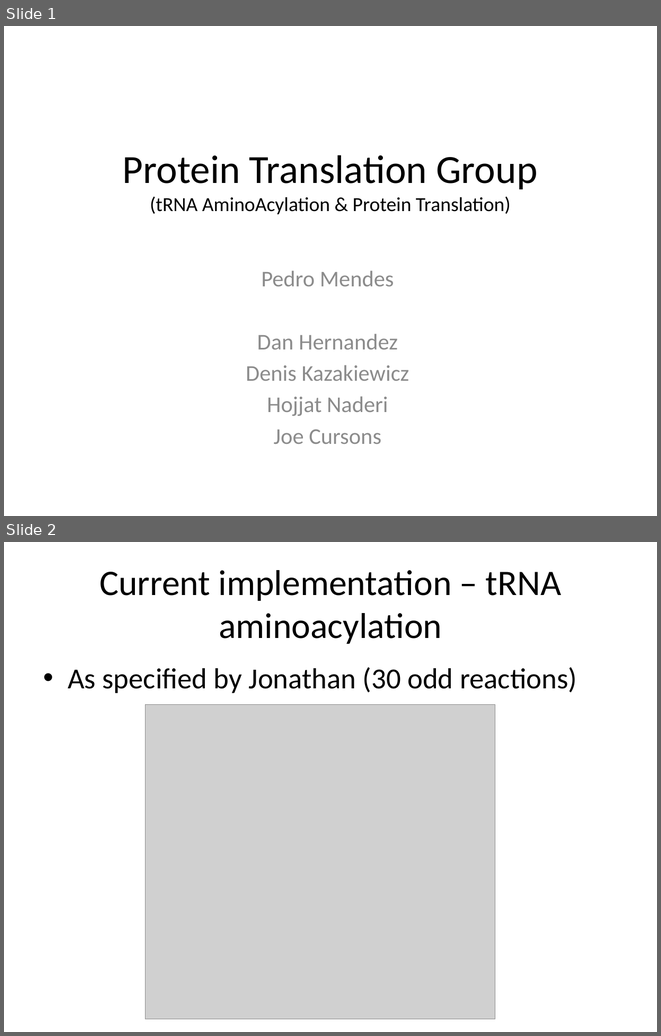
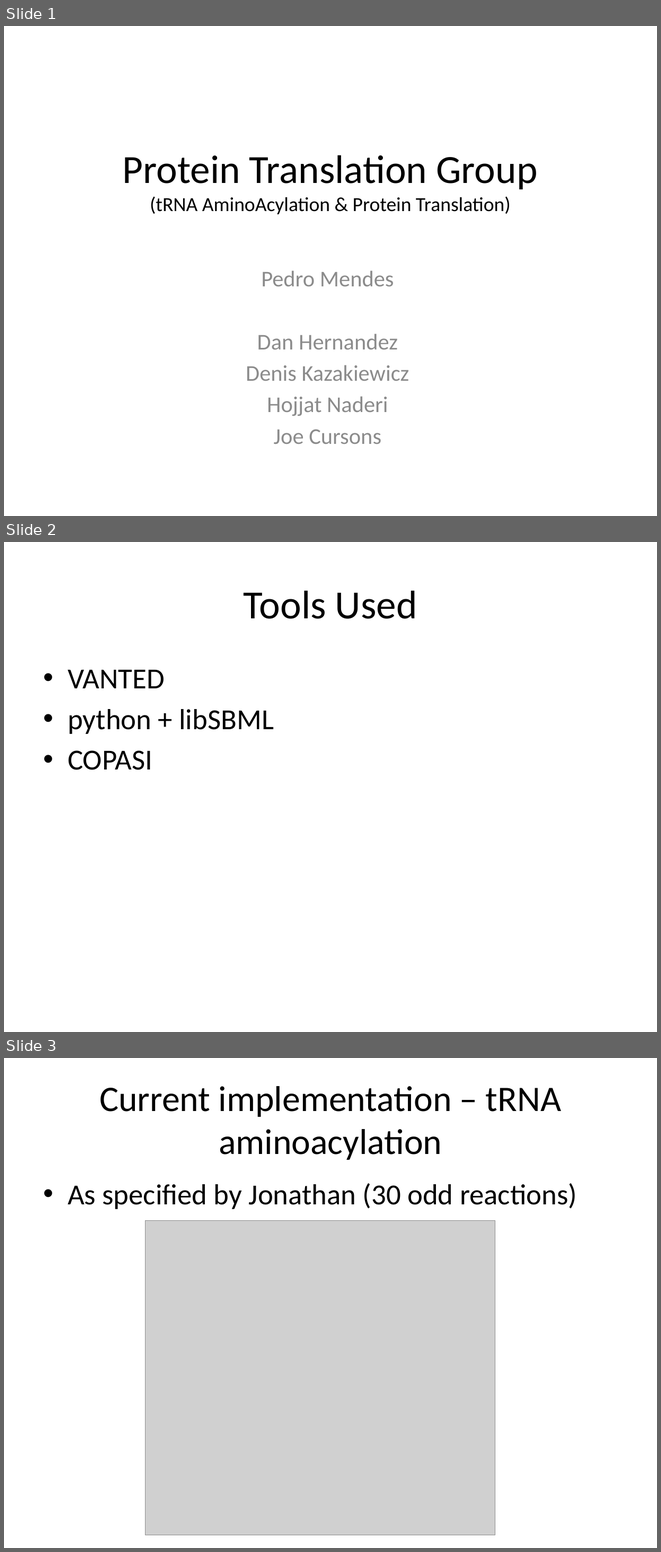
Before and after one commit to dagwa/wholecell-translation, a slide deck: translation_finalPres.pptx. Shown one above the other, each under a label of ours: slides 1 and 2 before the commit, slides 1, 2 and 3 after it. The pictures are 661x1036 and 661x1552 pixels, drawn with LibreOffice and Linux fonts; fonts in the diff are those of the drawing; grey boxes stand for pictures. Boxes give left, top, right and bottom in pixels: in the first picture for what was removed or moved away, otherwise in the second. Text is boxed around its words. In the diff, an @@ line names an element or a change of style, - is before the commit and + after.

```diff
--- a/translation_finalPres.pptx
+++ b/translation_finalPres.pptx
@@ slide 2 added at (x1=4, y1=542, x2=657, y2=1032), background #FFFFFF @@
@@ title added at (x1=244, y1=590, x2=417, y2=619), 44 pt, text #000000 @@
+Tools Used
@@ text added at (x1=68, y1=670, x2=274, y2=770), 32 pt, text #000000 @@
+• VANTED
+• python + libSBML
+• COPASI
@@ what was slide 2 is now slide 3 @@
```
Also in this commit, not shown: 2 slides changed, 1 other slide added.
